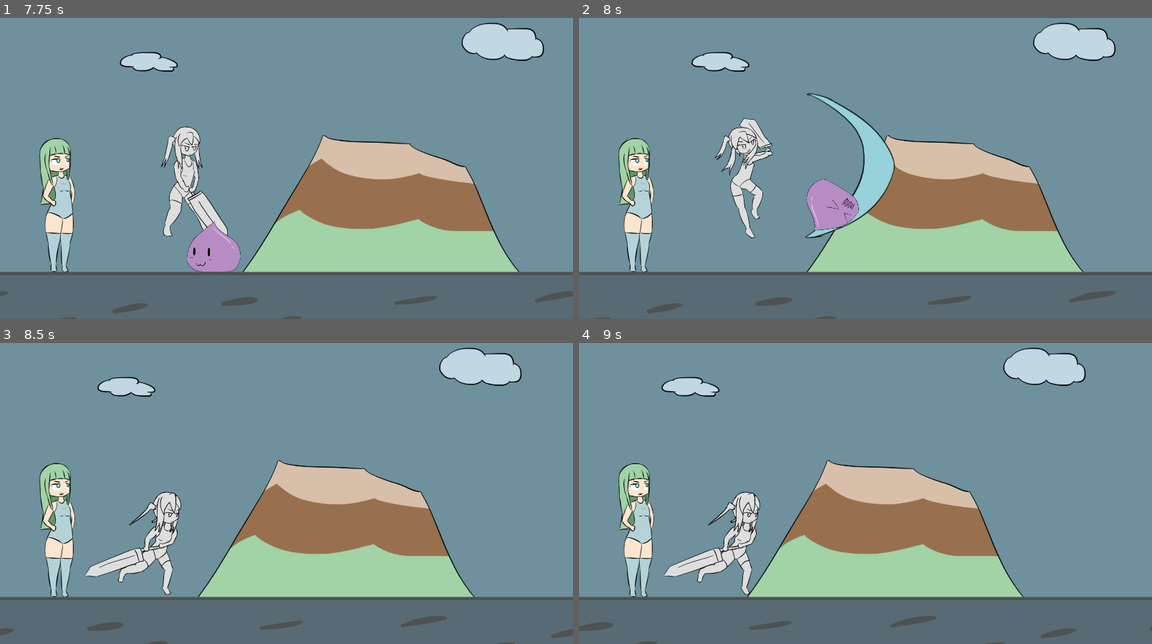
Above: before the commit, frames 1-4 (two rows, left to right).
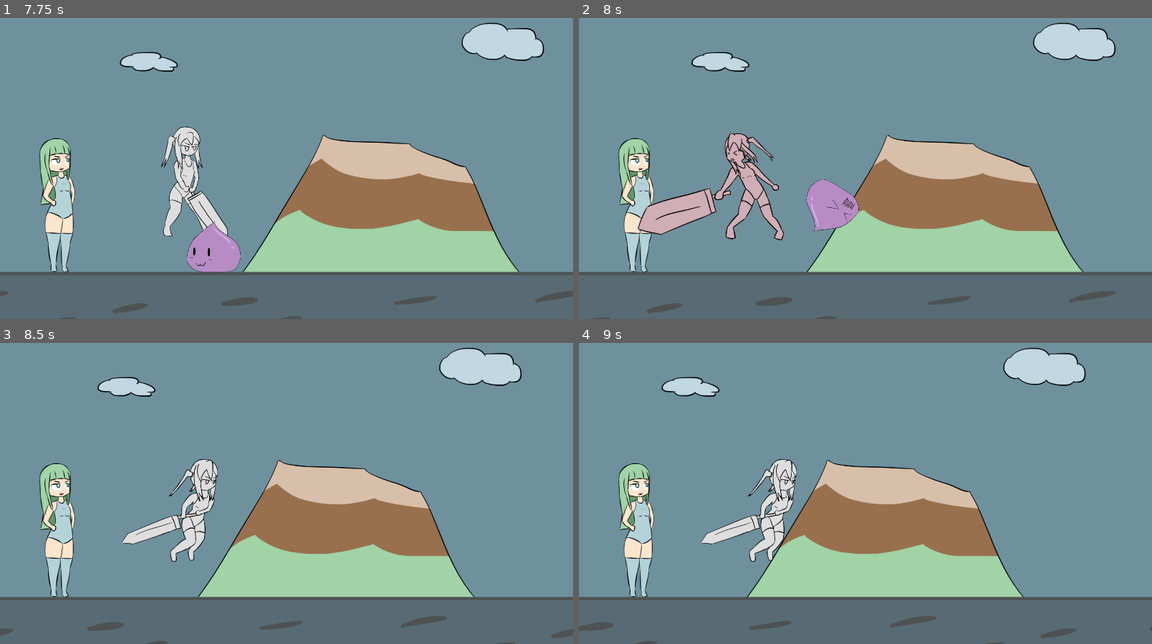
Above: after the commit, the same moments.

Repository: BeatMil/Animurun
Game: Godot game, scene res://Scenes/Forest.tscn
Two runs of this game, one before a commit and one after it. Both use one fixed random seed, a clock stepped at 60 frames per second and the inputs below.
Inputs:
- Up to frame 1 (7.75 s): tap Enter (ui_accept) at 0.5, 0.77, 1.52, 3.02, 3.77, 4.52, 6.02, 6.77, 7.52 s
- Up to frame 2 (8 s): no input
- Up to frame 3 (8.5 s): no input
- Up to frame 4 (9 s): no input

Frame 1 is identical in both runs. In frame 2, 5.5% of the frame differs, in the area x 10-56%, y 25-74%; in frame 3, 3.4%; in frame 4, 3.4%.

Commit message:
Add Chiichan hurt animation

Diff:
--- a/Scenes/Forest.tscn
+++ b/Scenes/Forest.tscn
@@ -9,6 +9,7 @@
 [ext_resource type="Texture2D" uid="uid://bxjft2o05bs63" path="res://Media/sprites/chiichan_run.png" id="6_1ipje"]
 [ext_resource type="Script" path="res://scripts/Chiichan.gd" id="6_o6v6y"]
 [ext_resource type="Texture2D" uid="uid://dgcyrp7yhf30r" path="res://Media/sprites/sword_attack01_b.png" id="7_fn6nb"]
+[ext_resource type="Texture2D" uid="uid://cd3ts6q6vfyre" path="res://Media/sprites/chiichan_hitted.png" id="8_0splf"]
 [ext_resource type="AudioStream" uid="uid://dd4t8hc1wr3s0" path="res://Media/sfx/sword_attack02.wav" id="9_30q6b"]
 [ext_resource type="AudioStream" uid="uid://4v3ipdlb1tan" path="res://Media/sfx/sword_attack01.wav" id="10_0d8bh"]
 
@@ -31,6 +32,66 @@
 "transitions": PackedFloat32Array(1),
 "update": 0,
 "values": [Vector2(0, 0)]
+}
+tracks/1/type = "value"
+tracks/1/imported = false
+tracks/1/enabled = true
+tracks/1/path = NodePath("ChiichanPos/ChiichanRun:texture")
+tracks/1/interp = 1
+tracks/1/loop_wrap = true
+tracks/1/keys = {
+"times": PackedFloat32Array(0),
+"transitions": PackedFloat32Array(1),
+"update": 1,
+"values": [ExtResource("8_0splf")]
+}
+tracks/2/type = "value"
+tracks/2/imported = false
+tracks/2/enabled = true
+tracks/2/path = NodePath("ChiichanPos/ChiichanRun:hframes")
+tracks/2/interp = 1
+tracks/2/loop_wrap = true
+tracks/2/keys = {
+"times": PackedFloat32Array(0),
+"transitions": PackedFloat32Array(1),
+"update": 1,
+"values": [1]
+}
+tracks/3/type = "value"
+tracks/3/imported = false
+tracks/3/enabled = true
+tracks/3/path = NodePath("ChiichanPos/ChiichanRun:offset")
+tracks/3/interp = 1
+tracks/3/loop_wrap = true
+tracks/3/keys = {
+"times": PackedFloat32Array(0),
+"transitions": PackedFloat32Array(1),
+"update": 0,
+"values": [Vector2(0, 12)]
+}
+tracks/4/type = "value"
+tracks/4/imported = false
+tracks/4/enabled = true
+tracks/4/path = NodePath("ChiichanPos/ChiichanRun:modulate")
+tracks/4/interp = 1
+tracks/4/loop_wrap = true
+tracks/4/keys = {
+"times": PackedFloat32Array(0),
+"transitions": PackedFloat32Array(1),
+"update": 0,
+"values": [Color(1, 1, 1, 1)]
+}
+tracks/5/type = "value"
+tracks/5/imported = false
+tracks/5/enabled = true
+tracks/5/path = NodePath("ChiichanPos/ChiichanRun:frame")
+tracks/5/interp = 1
+tracks/5/loop_wrap = true
+tracks/5/keys = {
+"times": PackedFloat32Array(0),
+"transitions": PackedFloat32Array(1),
+"update": 1,
+"values": [0]
 }
 
 [sub_resource type="Animation" id="Animation_gbfl8"]
@@ -173,10 +234,76 @@
 "values": [4]
 }
 
+[sub_resource type="Animation" id="Animation_uv8rb"]
+resource_name = "hurt"
+length = 0.333338
+step = 0.0416667
+tracks/0/type = "value"
+tracks/0/imported = false
+tracks/0/enabled = true
+tracks/0/path = NodePath("ChiichanPos/ChiichanRun:texture")
+tracks/0/interp = 1
+tracks/0/loop_wrap = true
+tracks/0/keys = {
+"times": PackedFloat32Array(0),
+"transitions": PackedFloat32Array(1),
+"update": 1,
+"values": [ExtResource("8_0splf")]
+}
+tracks/1/type = "value"
+tracks/1/imported = false
+tracks/1/enabled = true
+tracks/1/path = NodePath("ChiichanPos/ChiichanRun:hframes")
+tracks/1/interp = 1
+tracks/1/loop_wrap = true
+tracks/1/keys = {
+"times": PackedFloat32Array(0),
+"transitions": PackedFloat32Array(1),
+"update": 1,
+"values": [1]
+}
+tracks/2/type = "value"
+tracks/2/imported = false
+tracks/2/enabled = true
+tracks/2/path = NodePath("ChiichanPos/ChiichanRun:offset")
+tracks/2/interp = 1
+tracks/2/loop_wrap = true
+tracks/2/keys = {
+"times": PackedFloat32Array(0, 0.0416667, 0.0833333, 0.125, 0.166667, 0.208333, 0.25, 0.291667, 0.333333),
+"transitions": PackedFloat32Array(1, 1, 1, 1, 1, 1, 1, 1, 1),
+"update": 0,
+"values": [Vector2(-50, 12), Vector2(-25, 12), Vector2(-40, 12), Vector2(-20, 12), Vector2(-30, 12), Vector2(-15, 12), Vector2(-10, 12), Vector2(-5, 12), Vector2(0, 12)]
+}
+tracks/3/type = "value"
+tracks/3/imported = false
+tracks/3/enabled = true
+tracks/3/path = NodePath("ChiichanPos/ChiichanRun:modulate")
+tracks/3/interp = 1
+tracks/3/loop_wrap = true
+tracks/3/keys = {
+"times": PackedFloat32Array(0, 0.333333),
+"transitions": PackedFloat32Array(1, 1),
+"update": 0,
+"values": [Color(0.776471, 0.27451, 0.392157, 1), Color(1, 1, 1, 1)]
+}
+tracks/4/type = "value"
+tracks/4/imported = false
+tracks/4/enabled = true
+tracks/4/path = NodePath("ChiichanPos/ChiichanRun:frame")
+tracks/4/interp = 1
+tracks/4/loop_wrap = true
+tracks/4/keys = {
+"times": PackedFloat32Array(0),
+"transitions": PackedFloat32Array(1),
+"update": 1,
+"values": [0]
+}
+
 [sub_resource type="AnimationLibrary" id="AnimationLibrary_8jhmc"]
 _data = {
 "RESET": SubResource("Animation_450t4"),
 "attack01": SubResource("Animation_gbfl8"),
+"hurt": SubResource("Animation_uv8rb"),
 "run": SubResource("Animation_c0ony")
 }
 
@@ -266,9 +393,8 @@
 [node name="ChiichanPos" type="Node2D" parent="Chiichan"]
 
 [node name="ChiichanRun" type="Sprite2D" parent="Chiichan/ChiichanPos"]
-texture = ExtResource("7_fn6nb")
-hframes = 7
-frame = 3
+texture = ExtResource("8_0splf")
+offset = Vector2(0, 12)
 
 [node name="CollisionShape2D" type="CollisionShape2D" parent="Chiichan"]
 position = Vector2(30.5, 11.5)
--- a/Scripts/Chiichan.gd
+++ b/Scripts/Chiichan.gd
@@ -21,7 +21,6 @@
 	add_child(hitbox)
 
 
-
 func _on_animation_player_animation_finished(anim_name):
-	if anim_name == "attack01":
+	if anim_name == "attack01" or anim_name == "hurt":
 		anim_player.play("run")
--- a/Scripts/Slime.gd
+++ b/Scripts/Slime.gd
@@ -22,6 +22,7 @@
 		apply_torque_impulse(100000)
 		$"AnimationPlayer".play("hurt")
 
+		body.anim_player.play("hurt")
 
 
 func turn_off_all_collision():
Not shown: 1 places in Scenes/Forest.tscn that only renumber resources
